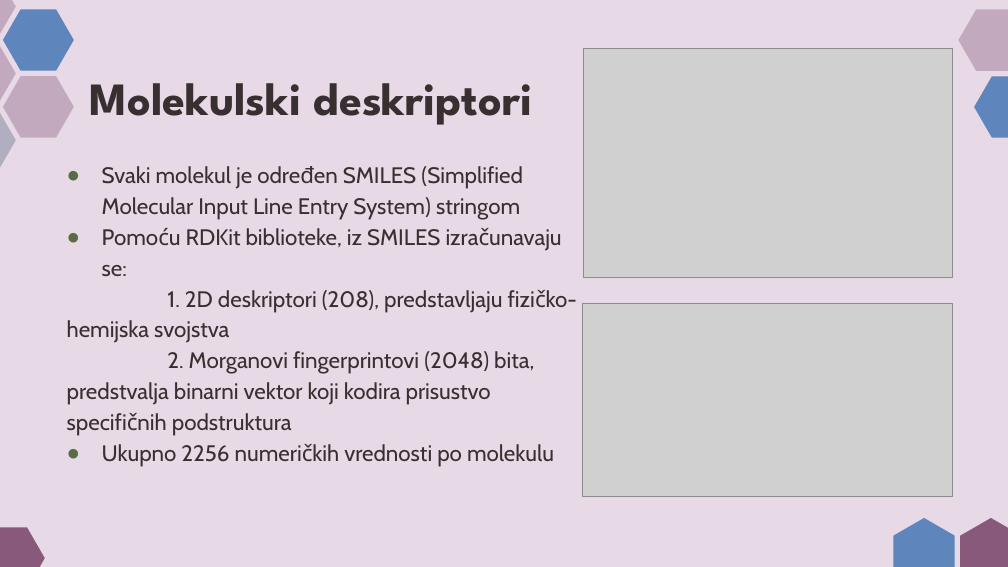
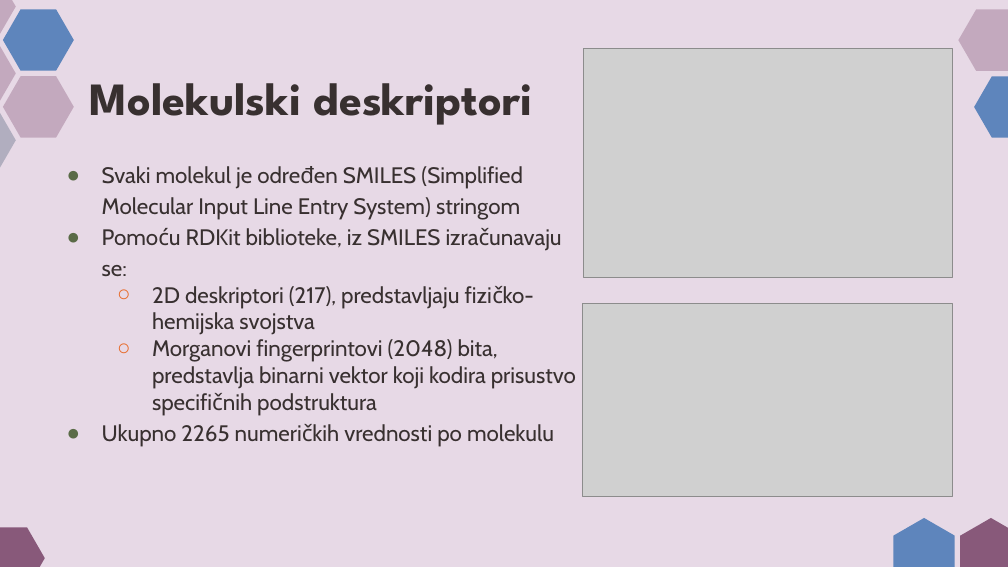
Before and after one commit to AlexJ192/NANS_projekat_predikcija_afiniteta_vezivanja, a slide deck: slide 5 of SV12-2024.pptx. Drawn at 1008x567 pixels with LibreOffice and Linux fonts; fonts in the diff are those of the drawing; grey boxes stand for pictures; background and template pictures are left out. Boxes give left, top, right and bottom in pixels: in the first picture for what was removed or moved away, otherwise in the second. Text is boxed around its words. In the diff, an @@ line names an element or a change of style, - is before the commit and + after.

```diff
--- a/SV12-2024.pptx
+++ b/SV12-2024.pptx
@@ subtitle at [102,286,576,447]: text changed @@
-1. 2D deskriptori (208), predstavljaju fizičko-hemijska svojstva
-2. Morganovi fingerprintovi (2048) bita, predstvalja binarni vektor koji kodira prisustvo specifičnih podstruktura
-● Ukupno 2256 numeričkih vrednosti po molekulu
+  ○ 2D deskriptori (217), predstavljaju fizičko-hemijska svojstva
+  ○ Morganovi fingerprintovi (2048) bita, predstavlja binarni vektor koji kodira prisustvo specifičnih podstruktura
+● Ukupno 2265 numeričkih vrednosti po molekulu
```
Also in this commit, not shown: 12 other slides changed, 6 slides added, 2 slides removed.
